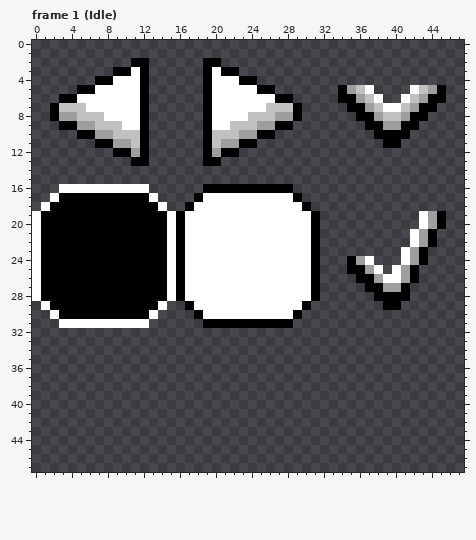
Two states of a pixel-art file, HAdventure2D/Assets/CharacterStudio/Base/Master.aseprite. The first picture shows the starting point.
48x48 pixels, 31 frames. Shown: frame 1 (Idle).
After the commit:
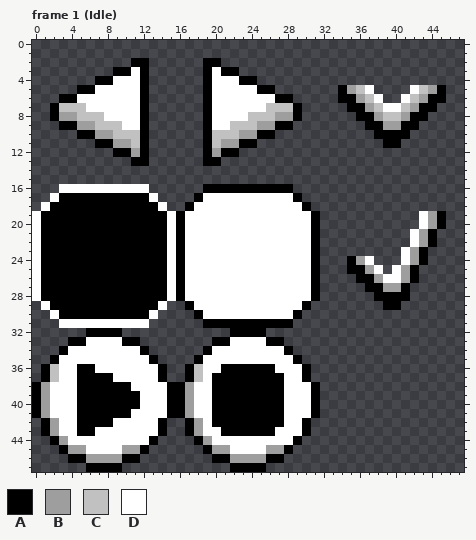
Palette (. is transparent): A #000000  B #9e9e9e  C #c1c1c1  D #ffffff
Change:
Frame 1 (Idle), layer "UIs_01":
y 32: x 6..9 .... -> AAAA; x 22..25 .... -> AAAA
y 33: x 4..11 ........ -> AADDDDAA; x 20..27 ........ -> AADDDDAA
y 34: x 3..12 .......... -> ADDDDDDDDA; x 19..28 .......... -> ADDDDDDDDA
y 35: x 2..13 ............ -> ADDDDDDDDDDA; x 18..29 ............ -> ADDDDDDDDDDA
y 36: x 1..14 .............. -> ACDDAADDDDDDDA; x 17..30 .............. -> ACDDAAAAAADDDA
y 37: x 1..14 .............. -> ACDDAAAADDDDDA; x 17..30 .............. -> ACDAAAAAAAADDA
y 38: x 0..31 ................................ -> ABDDDAAAAAADDDDAABDDAAAAAAAADDDA
y 39..40: x 0..31 ................................ -> ABDDDAAAAAAADDDAABDDAAAAAAAADDDA
y 41: x 0..31 ................................ -> ABDDDAAAAAADDDDAABDDAAAAAAAADDDA
y 42: x 1..14 .............. -> ABDDAAAADDDDDA; x 17..30 .............. -> ABDAAAAAAAADDA
y 43: x 1..14 .............. -> ABDDAADDDDDDDA; x 17..30 .............. -> ABDDAAAAAADDDA
y 44: x 2..13 ............ -> ABDDDDDDDDDA; x 18..29 ............ -> ABDDDDDDDDDA
y 45: x 3..12 .......... -> ABBDDDDBBA; x 19..28 .......... -> ABBDDDDBBA
y 46: x 4..11 ........ -> AABBBBAA; x 20..27 ........ -> AABBBBAA
y 47: x 6..9 .... -> AAAA; x 22..25 .... -> AAAA
Pixel boxes of the changes (left, top, right, bottom) in both pictures:
added: (32, 328, 320, 472)
